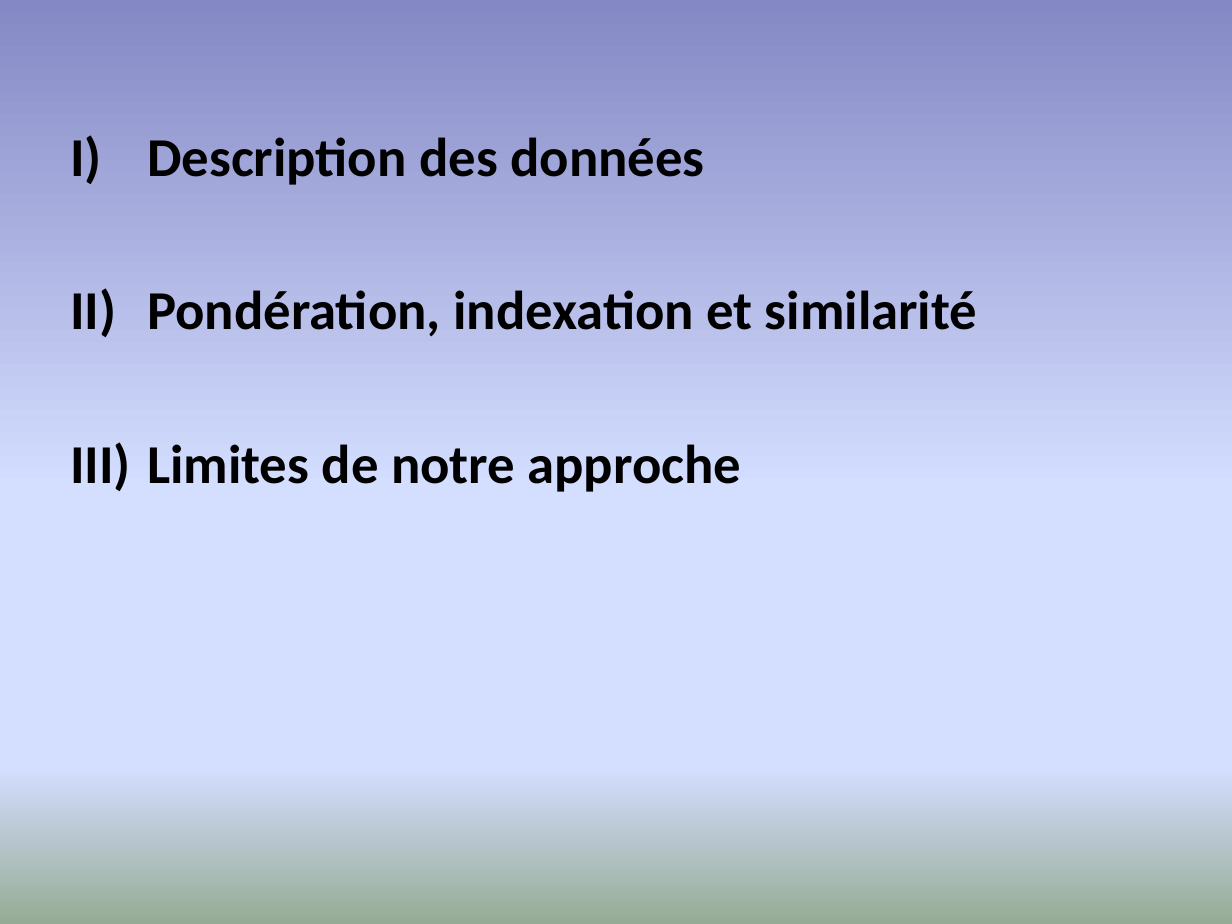
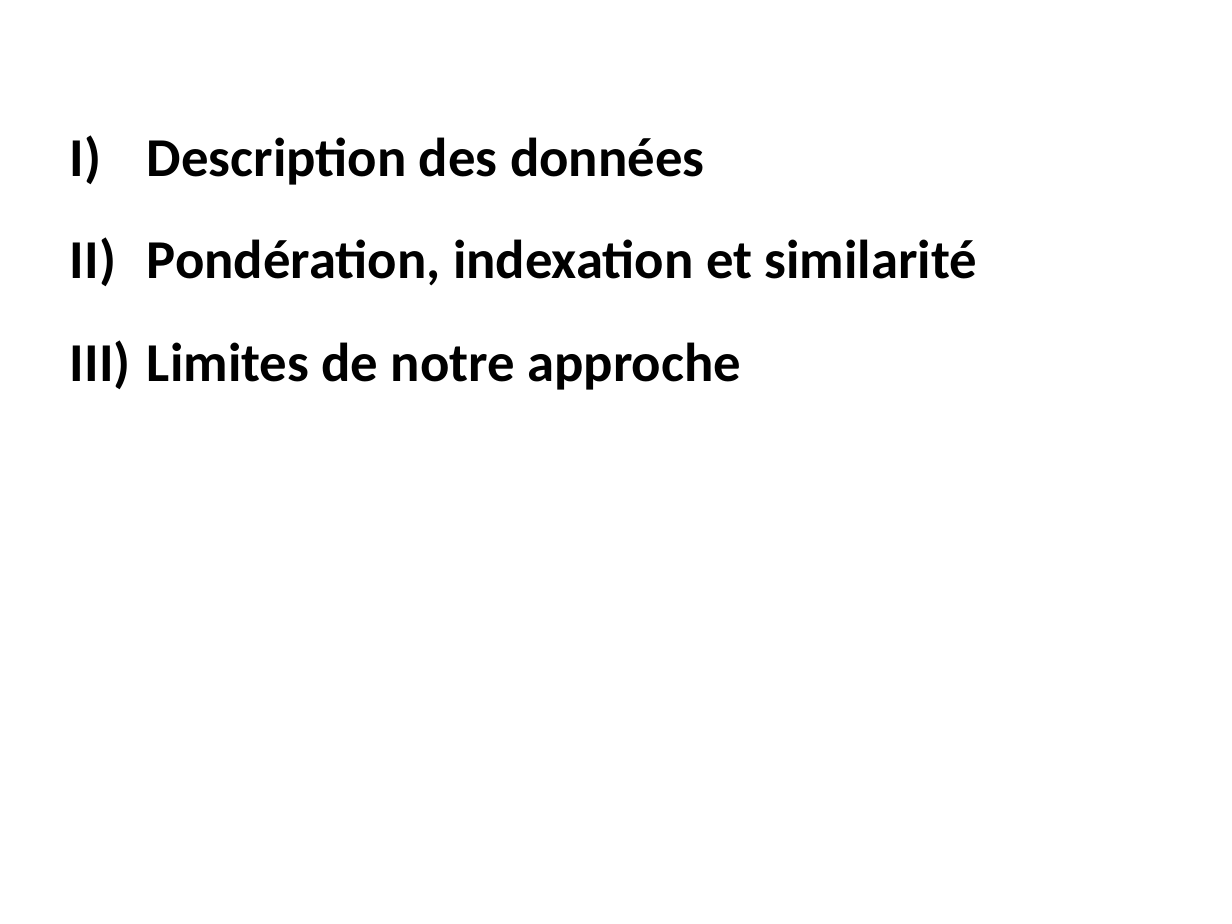
Before and after one commit to clemorelensai/TextminingMaAbCl, a slide deck: slide 2 of Projet Webdatamining.pptx. Drawn at 1232x924 pixels with LibreOffice and Linux fonts; fonts in the diff are those of the drawing. Boxes give left, top, right and bottom in pixels: in the first picture for what was removed or moved away, otherwise in the second. Text is boxed around its words. In the diff, an @@ line names an element or a change of style, - is before the commit and + after.

```diff
--- a/Projet Webdatamining.pptx
+++ b/Projet Webdatamining.pptx
@@ background gradient #8488C4 to #D4DEFF to #96AB94 to #FFFFFF @@
@@ text "Description des données" at box(147, 137, 977, 390): indent changed; less space between paragraphs @@
```
Also in this commit, not shown: 6 other slides changed, 3 slides added, 2 slides removed, 1 other file.
